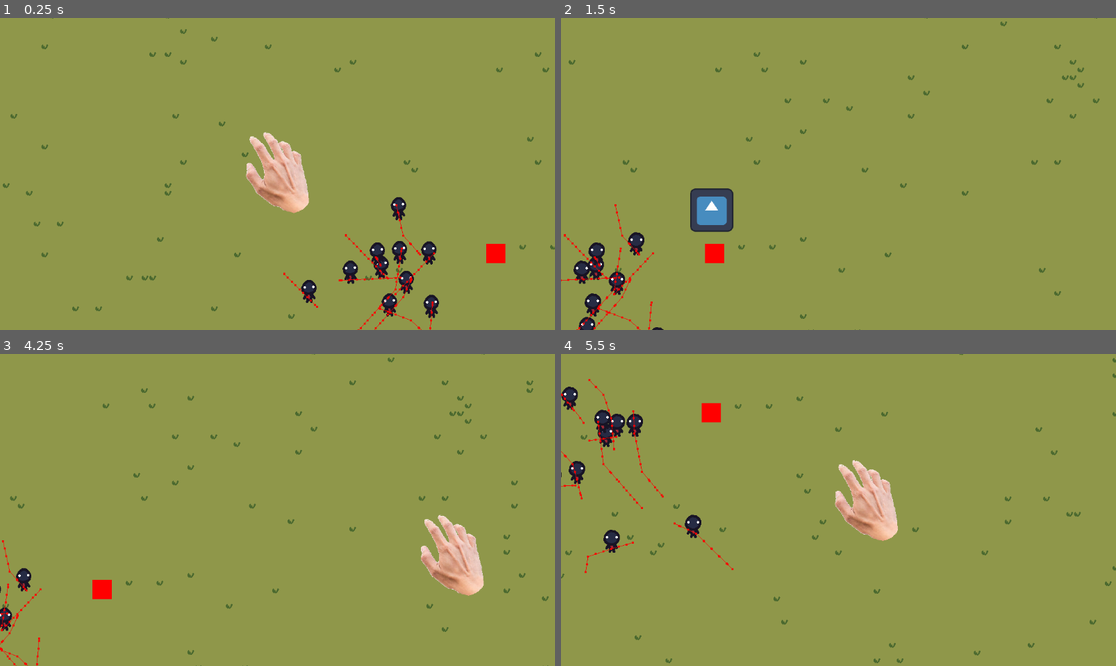
Above: before the commit, frames 1-4 (two rows, left to right).
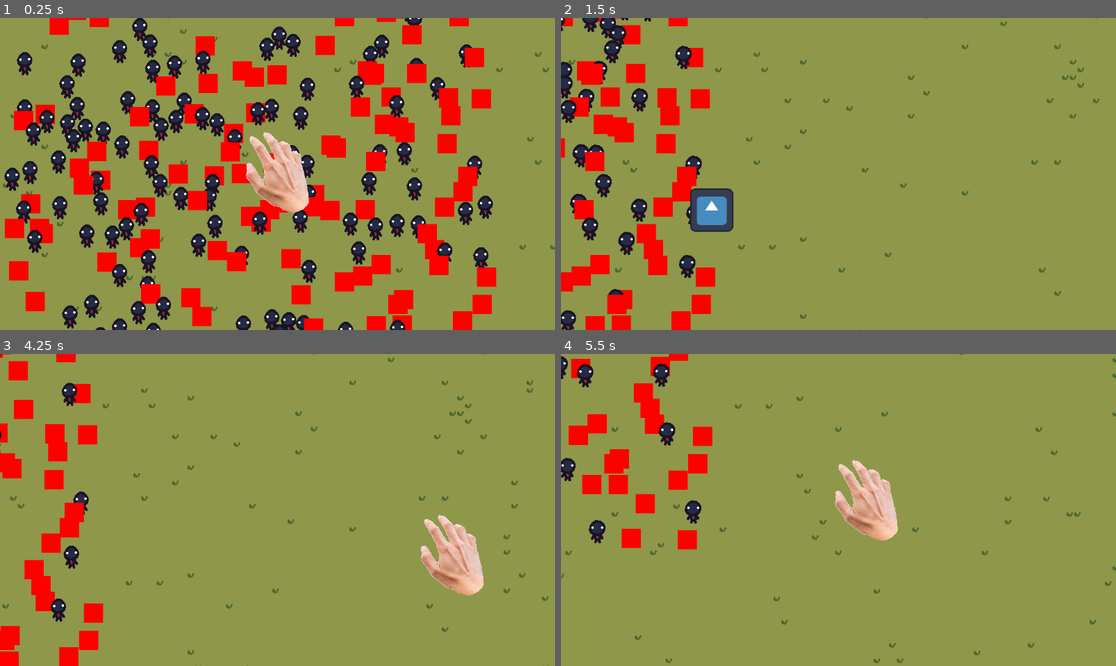
Above: after the commit, the same moments.

Repository: hebedebe/Meatgrinder
Game: Godot game, scene res://World/world.tscn
Two runs of this game, one before a commit and one after it. Both use one fixed random seed, a clock stepped at 60 frames per second and the inputs below. The engine's default icon, where the game draws it, is replaced by a stand-in: a white triangle on a blue panel in a dark square.
Inputs (mouse positions are in pixels of both pictures, inside the frame that each line leads up to):
- Up to frame 1 (0.25 s): no input
- Up to frame 2 (1.5 s): move the mouse to (960, 158) at 0.52 s; hold D (right) 0.53-1.25 s; click (960, 158) at 0.67 s; drag from (727, 189) to (683, 252) at 1.27 s
- Up to frame 3 (4.25 s): move the mouse to (333, 441) at 2.02 s; hold D (right) 2.03-2.75 s; drag from (249, 572) to (327, 441) at 2.77 s; move the mouse to (444, 556) at 3.52 s; hold A (left) from 3.53 s (still down)
- Up to frame 4 (5.5 s): release A (left) at 4.25 s; drag from (672, 463) to (566, 625) at 4.27 s; move the mouse to (866, 510) at 5.02 s; hold S (down) from 5.03 s (still down); click (866, 510) at 5.17 s

The runs differ from the first frame. In frame 1, 30% of the frame differs, in the area x 0-92%, y 0-100%; in frame 2, 10%; in frame 3, 5.3%; in frame 4, 5.9%.

Commit message:
many creature spawning + bugfixes (LAG)

Diff:
--- a/Creature/Scripts/States/state_eating.gd
+++ b/Creature/Scripts/States/state_eating.gd
@@ -10,6 +10,7 @@
 	creature_interaction.connect("area_entered", interaction_range_entered);
 
 func interaction_range_entered(area: Area2D):
+	if not is_active(): return
 	if area is FoodArea:
 		var food = area.get_food()
 		if food.is_eaten():
@@ -31,10 +32,11 @@
 	for area in surrounding_areas:
 		if area is FoodArea:
 			var food = area.get_food()
+			if food.eaten: continue
 			if not closest_food:
 				closest_food = food;
 				closest_distance = closest_food.global_position.distance_squared_to(creature.global_position)
-			elif area.global_position.distance_squared_to() < closest_distance:
+			elif area.global_position.distance_squared_to(food.global_position) < closest_distance:
 				closest_food = food;
 				closest_distance = closest_food.global_position.distance_squared_to(creature.global_position)
 	if closest_food and target_food != closest_food:
--- a/Creature/Scripts/creature_controller.gd
+++ b/Creature/Scripts/creature_controller.gd
@@ -4,6 +4,7 @@
 const DEFAULT_VALUE: float = 35;
 
 #region Depletion rates
+const DEPLETION_VARIANCE: float = 1;
 const FOOD_DEPLETION_RATE: float = 1;
 const SLEEP_DEPLETION_RATE: float = 1;
 #endregion
@@ -21,5 +22,6 @@
 
 
 func _process(delta: float) -> void:
-	food -= FOOD_DEPLETION_RATE * delta
-	sleep -= SLEEP_DEPLETION_RATE * delta
+	var variance = randf_range(-DEPLETION_VARIANCE, DEPLETION_VARIANCE);
+	food -= (FOOD_DEPLETION_RATE + variance) * delta
+	sleep -= (SLEEP_DEPLETION_RATE + variance) * delta
--- a/Creature/Scripts/creature_navigator.gd
+++ b/Creature/Scripts/creature_navigator.gd
@@ -29,6 +29,15 @@
 
 	var current_agent_position = global_position;
 	var next_path_position = navigation_agent.get_next_path_position();
-	creature.velocity = current_agent_position.direction_to(next_path_position) * movement_speed;
+	var new_velocity = current_agent_position.direction_to(next_path_position) * movement_speed;
+
+	if navigation_agent.avoidance_enabled:
+		navigation_agent.set_velocity_forced(new_velocity)
+	else:
+		_on_navigation_agent_2d_velocity_computed(new_velocity)
 
 	creature.move_and_slide();
+
+
+func _on_navigation_agent_2d_velocity_computed(safe_velocity: Vector2) -> void:
+	creature.velocity = safe_velocity
--- a/Creature/creature.tscn
+++ b/Creature/creature.tscn
@@ -19,21 +19,21 @@
 radius = 36.0
 
 [node name="Creature" type="CharacterBody2D" unique_id=1127173523]
+y_sort_enabled = true
 script = ExtResource("1_3raad")
 
 [node name="CreatureBodyShape" type="CollisionShape2D" parent="." unique_id=900781789]
 shape = SubResource("CircleShape2D_jydqk")
+disabled = true
 
 [node name="CreatureNavigator" type="Node2D" parent="." unique_id=728937444]
 script = ExtResource("2_jydqk")
 
 [node name="NavigationAgent2D" type="NavigationAgent2D" parent="CreatureNavigator" unique_id=1332513741]
 avoidance_enabled = true
-radius = 28.89
-debug_enabled = true
+radius = 16.0
 
 [node name="CreatureSprite" type="AnimatedSprite2D" parent="." unique_id=1385598192]
-z_as_relative = false
 y_sort_enabled = true
 position = Vector2(0, -15.5)
 sprite_frames = ExtResource("1_c4pxr")
@@ -68,3 +68,5 @@
 
 [node name="Eating" type="Node" parent="CreatureStateMachine" unique_id=2020915084]
 script = ExtResource("8_cp060")
+
+[connection signal="velocity_computed" from="CreatureNavigator/NavigationAgent2D" to="CreatureNavigator" method="_on_navigation_agent_2d_velocity_computed"]
--- a/World/Scripts/populate_structures.gd
+++ b/World/Scripts/populate_structures.gd
@@ -1,8 +1,8 @@
 class_name NavigationGenerator
 extends TileMapLayer
 
-const POPULATION_RADIUS: int = 8;
-const RADIUS_EXTENDER = 1;
+const POPULATION_RADIUS: int = 4;
+const RADIUS_EXTENDER = 2;
 
 var player: Player;
 var populatedChunks: Array[Vector2i] = []
--- a/World/world.tscn
+++ b/World/world.tscn
@@ -3,10 +3,32 @@
 [ext_resource type="TileSet" uid="uid://cnilhjpypx312" path="res://World/Tilesets/decoration_tiles.tres" id="1_8irvp"]
 [ext_resource type="PackedScene" uid="uid://dajbd5mj5oqj7" path="res://Player/player.tscn" id="1_37k63"]
 [ext_resource type="Script" uid="uid://f6nvdcktscbv" path="res://World/Scripts/populate_decorations.gd" id="2_3f78f"]
-[ext_resource type="PackedScene" uid="uid://bq2st2w4lbb4u" path="res://Creature/creature.tscn" id="2_fh37g"]
 [ext_resource type="TileSet" uid="uid://0gefacwlpgt1" path="res://World/Tilesets/structure_tileset.tres" id="3_k8do8"]
 [ext_resource type="Script" uid="uid://ddgbk7l7x74by" path="res://World/Scripts/populate_structures.gd" id="4_bkhv4"]
-[ext_resource type="PackedScene" uid="uid://dk05vaemou7b2" path="res://Food/food.tscn" id="6_yf0ba"]
+
+[sub_resource type="GDScript" id="GDScript_k8do8"]
+script/source = "extends Node2D
+
+@export var amount: int
+@export var range: float
+
+# Called when the node enters the scene tree for the first time.
+func _ready() -> void:
+	for i in range(amount):
+		var x = randf_range(-range, range)
+		var y = randf_range(-range, range)
+		var creature = preload(\"res://Creature/creature.tscn\").instantiate()
+		add_child(creature)
+		creature.global_position = Vector2(x, y)
+		#print(\"Created creature at \", x, \", \", y)
+
+	for i in range(amount):
+		var x = randf_range(-range, range)
+		var y = randf_range(-range, range)
+		var food = preload(\"res://Food/food.tscn\").instantiate()
+		add_child(food)
+		food.global_position = Vector2(x, y)
+"
 
 [node name="World" type="Node2D" unique_id=407893828]
 
@@ -34,38 +56,11 @@
 tile_set = ExtResource("3_k8do8")
 script = ExtResource("4_bkhv4")
 
-[node name="Creature" parent="Terrain" unique_id=1127173523 instance=ExtResource("2_fh37g")]
-position = Vector2(381, 315)
-
-[node name="Creature2" parent="Terrain" unique_id=469261659 instance=ExtResource("2_fh37g")]
-position = Vector2(141, 324)
-
-[node name="Creature3" parent="Terrain" unique_id=1237298196 instance=ExtResource("2_fh37g")]
-position = Vector2(306, 113)
-
-[node name="Creature4" parent="Terrain" unique_id=721173140 instance=ExtResource("2_fh37g")]
-position = Vector2(392, 213)
-
-[node name="Creature5" parent="Terrain" unique_id=429587540 instance=ExtResource("2_fh37g")]
-position = Vector2(188, 269)
-
-[node name="Creature6" parent="Terrain" unique_id=1889168942 instance=ExtResource("2_fh37g")]
-position = Vector2(270, 327)
-
-[node name="Creature7" parent="Terrain" unique_id=75045152 instance=ExtResource("2_fh37g")]
-position = Vector2(337, 267)
-
-[node name="Creature8" parent="Terrain" unique_id=956555420 instance=ExtResource("2_fh37g")]
-position = Vector2(286, 263)
-
-[node name="Creature9" parent="Terrain" unique_id=599882783 instance=ExtResource("2_fh37g")]
-position = Vector2(317, 203)
-
-[node name="Food" parent="Terrain" unique_id=1842524663 instance=ExtResource("6_yf0ba")]
-position = Vector2(511, 212)
-
 [node name="Player" parent="." unique_id=1305749868 instance=ExtResource("1_37k63")]
 position = Vector2(59, 48)
 
-[node name="Creature" parent="." unique_id=2090223248 instance=ExtResource("2_fh37g")]
-position = Vector2(263, 221)
+[node name="CreatureSpawner" type="Node2D" parent="." unique_id=1348034480]
+y_sort_enabled = true
+script = SubResource("GDScript_k8do8")
+amount = 138
+range = 500.0
